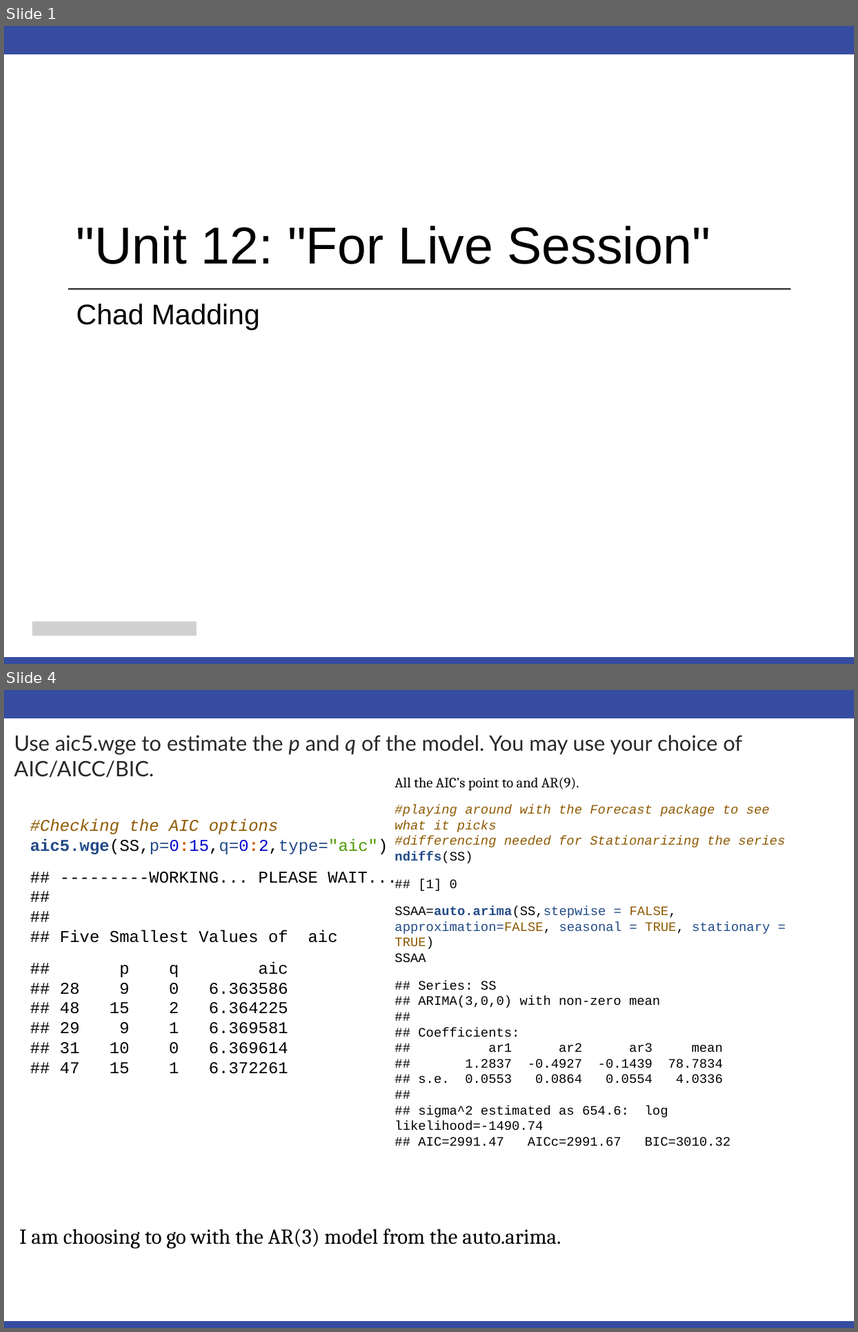
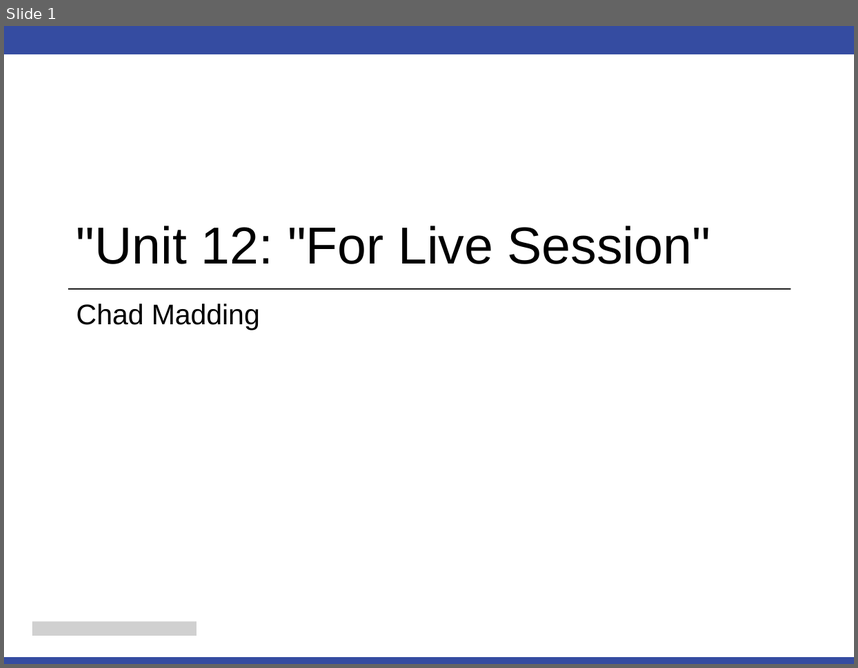
Before and after one commit to cmadding/MSDS6373, a slide deck: Unit12/Chad_Madding_Unit 12 For Live Session.pptx. Shown one above the other, each under a label of ours: slides 1 and 4 before the commit, slide 1 after it; the slides between them are not shown. The pictures are 858x1332 and 858x668 pixels, drawn with LibreOffice and Linux fonts; fonts in the diff are those of the drawing; grey boxes stand for pictures. Boxes give left, top, right and bottom in pixels: in the first picture for what was removed or moved away, otherwise in the second. Text is boxed around its words. In the diff, an @@ line names an element or a change of style, - is before the commit and + after.

```diff
--- a/Unit12/Chad_Madding_Unit 12 For Live Session.pptx
+++ b/Unit12/Chad_Madding_Unit 12 For Live Session.pptx
@@ slide 4 removed at [4,690,854,1328], background #FFFFFF; not listed: 2 template elements that a slide beside it also shows @@
@@ text removed at [14,735,742,778] @@
-Use aic5.wge to estimate the p and q of the model. You may use your choice of AIC/AICC/BIC.
@@ text removed at [395,777,785,1130] @@
-All the AIC’s point to and AR(9).
-#playing around with the Forecast package to see what it picks
-#differencing needed for Stationarizing the series
-ndiffs(SS)
-## [1] 0
-SSAA=auto.arima(SS,stepwise = FALSE, approximation=FALSE, seasonal = TRUE, stationary = TRUE)
-SSAA
-## Series: SS
-## ARIMA(3,0,0) with non-zero mean
-##
-## Coefficients:
-## ar1 ar2 ar3 mean
-## 1.2837 -0.4927 -0.1439 78.7834
-## s.e. 0.0553 0.0864 0.0554 4.0336
-##
-## sigma^2 estimated as 654.6: log likelihood=-1490.74
-## AIC=2991.47 AICc=2991.67 BIC=3010.32
@@ text removed at [30,819,397,1074] @@
-#Checking the AIC options
-aic5.wge(SS,p=0:15,q=0:2,type="aic")
-## ---------WORKING... PLEASE WAIT...
-##
-##
-## Five Smallest Values of aic
-## p q aic
-## 28 9 0 6.363586
-## 48 15 2 6.364225
-## 29 9 1 6.369581
-## 31 10 0 6.369614
-## 47 15 1 6.372261
@@ text removed at [19,1228,561,1248] @@
-I am choosing to go with the AR(3) model from the auto.arima.
```
Also in this commit, not shown: 1 slide changed, 10 slides added, 10 other slides removed, 17 other files.
